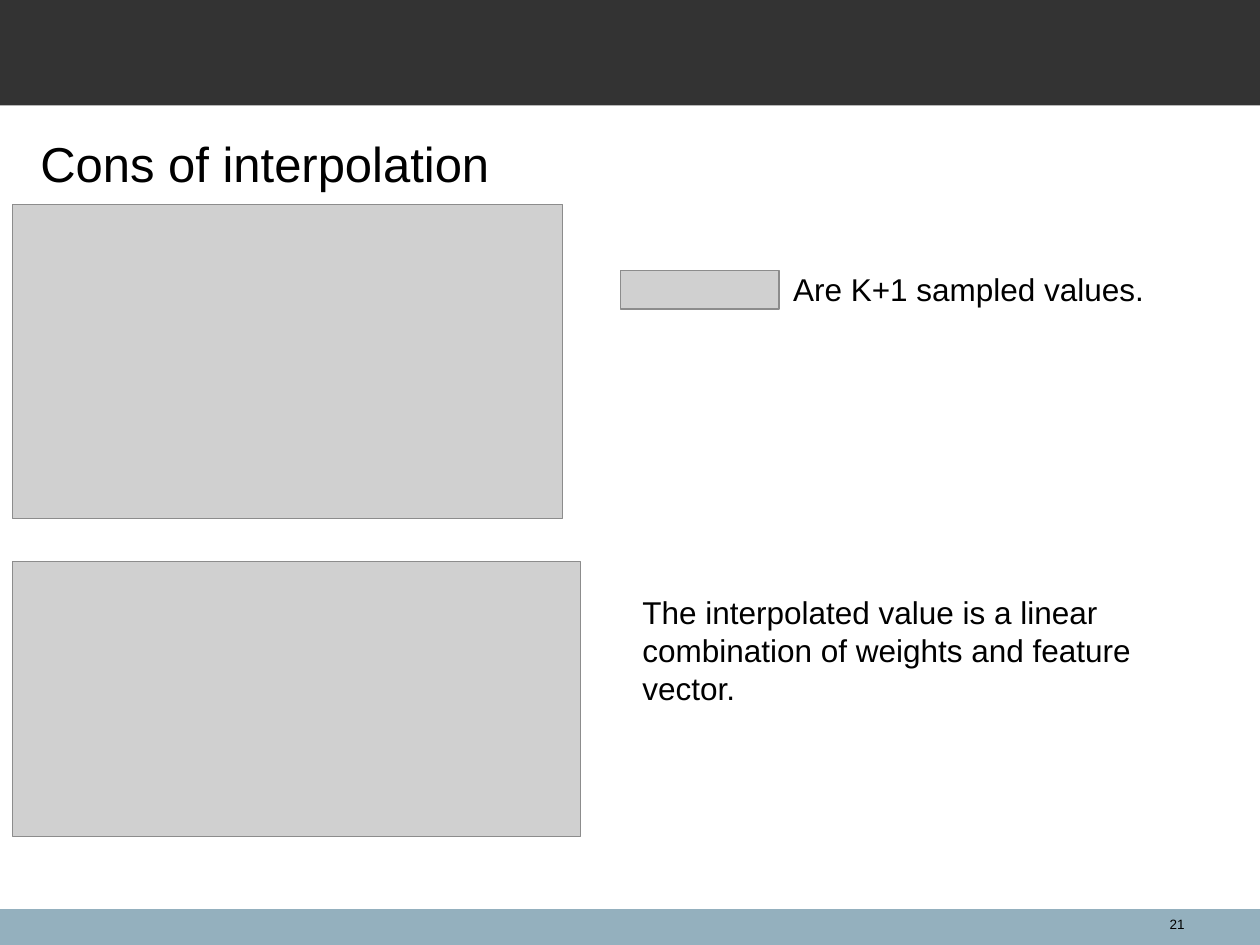
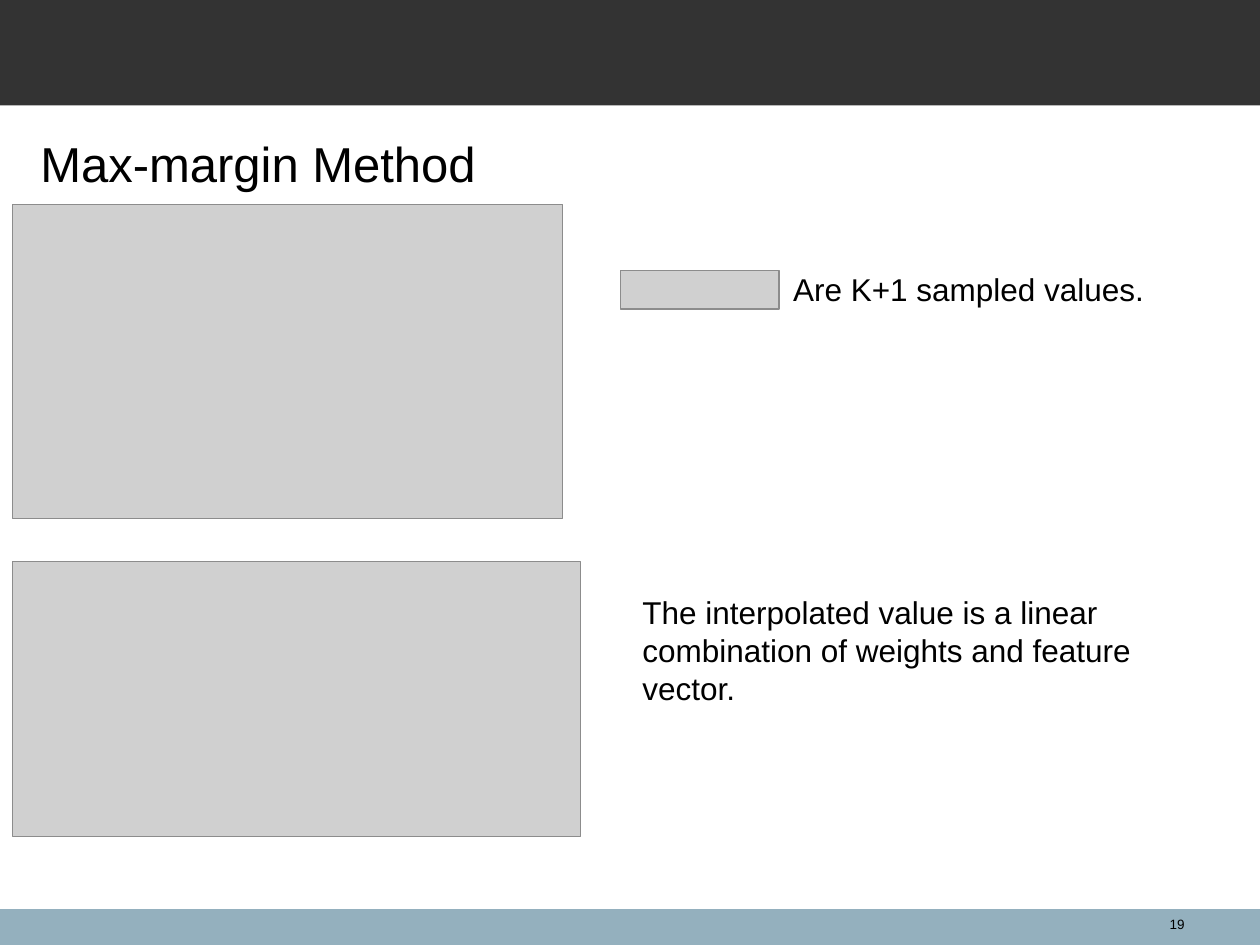
Before and after one commit to spacegoing/ANU_Hounours_Final, a slide deck: slide 19 of FinalTalk/Presentation.ppt (slide 21 before the commit). Drawn at 1260x945 pixels with LibreOffice and Linux fonts; fonts in the diff are those of the drawing; grey boxes stand for pictures; background and template pictures are left out. Boxes give left, top, right and bottom in pixels: in the first picture for what was removed or moved away, otherwise in the second. Text is boxed around its words. In the diff, an @@ line names an element or a change of style, - is before the commit and + after.

```diff
--- a/FinalTalk/Presentation.ppt
+++ b/FinalTalk/Presentation.ppt
@@ text at <box>40,146,475,192</box>: text changed @@
-Cons of interpolation
+Max-margin Method
@@ page number at <box>1170,919,1185,929</box>: text changed @@
-21
+19
```
Also in this commit, not shown: 13 other slides changed, 4 slides added, 3 slides removed, 3 other files.
